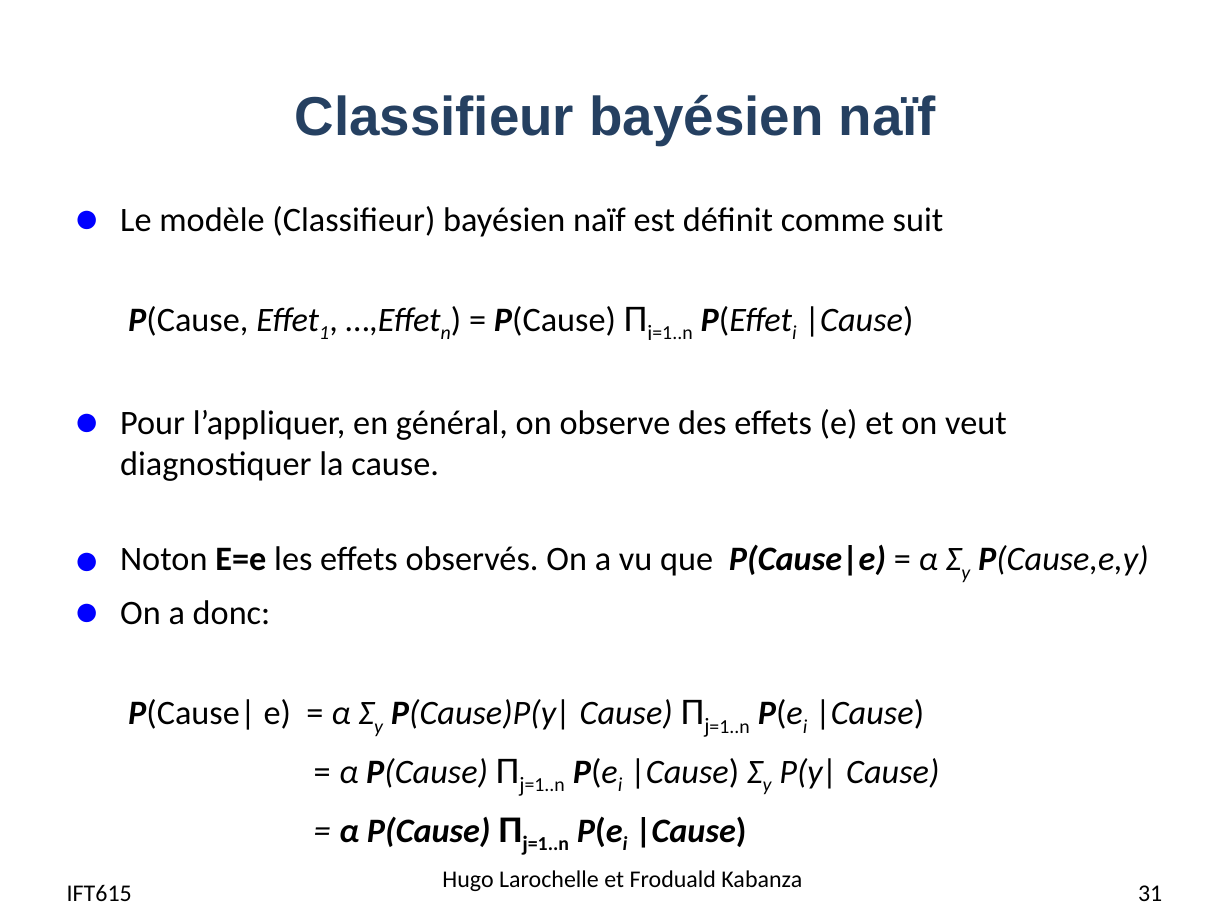
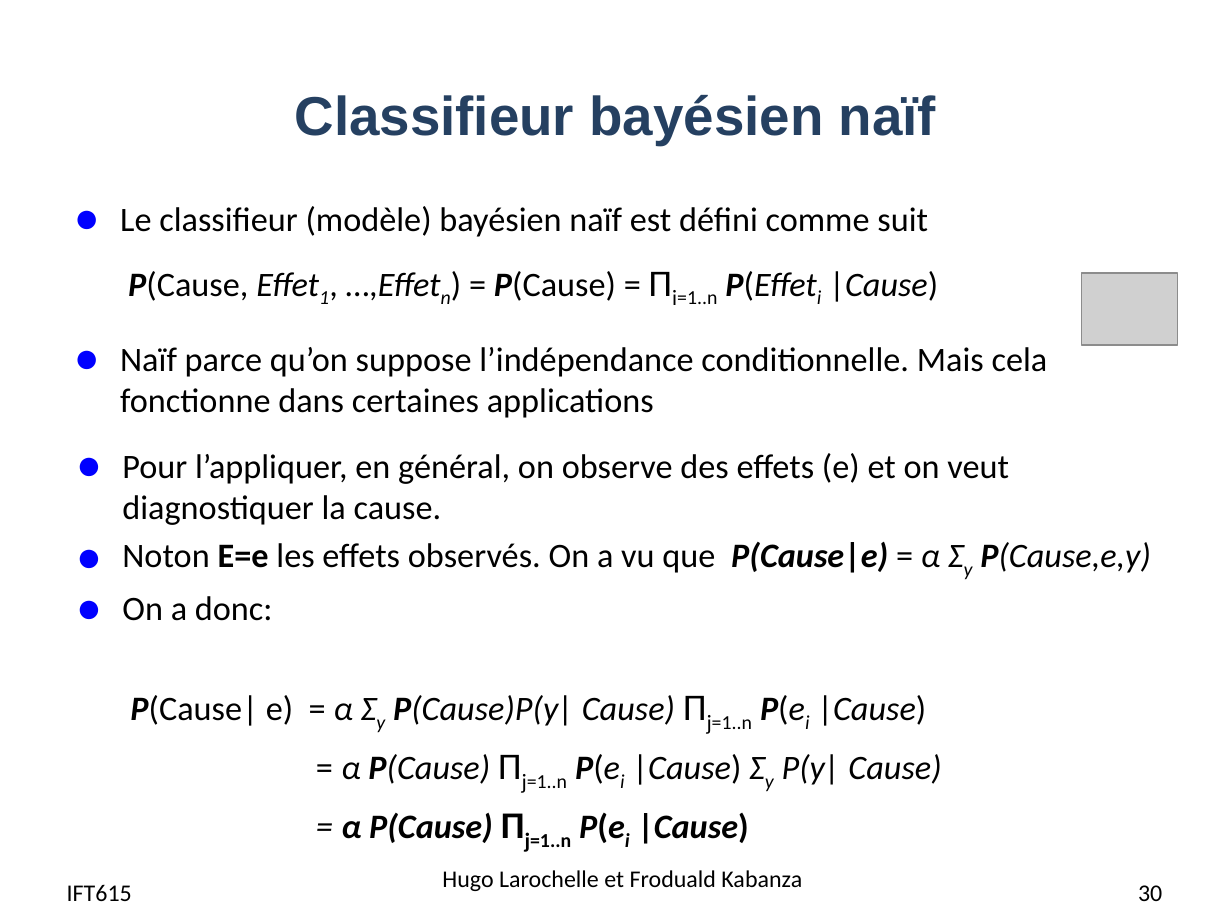
Before and after one commit to djeffkanda/djeffkanda.github.io, a slide deck: slide 30 of ift/assets/slides/ift615-09-Raisonnement probabiliste - notions de base et classifieur bayesien naif.pptx (slide 31 before the commit). Drawn at 1232x924 pixels with LibreOffice and Linux fonts; fonts in the diff are those of the drawing; grey boxes stand for pictures. Boxes give left, top, right and bottom in pixels: in the first picture for what was removed or moved away, otherwise in the second. Text is boxed around its words. In the diff, an @@ line names an element or a change of style, - is before the commit and + after.

```diff
--- a/ift/assets/slides/ift615-09-Raisonnement probabiliste - notions de base et classifieur bayesien naif.pptx
+++ b/ift/assets/slides/ift615-09-Raisonnement probabiliste - notions de base et classifieur bayesien naif.pptx
@@ text at (120,206,1048,418): text changed @@
-● Le modèle (Classifieur) bayésien naïf est définit comme suit
-P(Cause, Effet1, …,Effetn) = P(Cause) Πi=1..n P(Effeti |Cause)
-● Pour l’appliquer, en général, on observe des effets (e) et on veut diagnostiquer la cause.
-● Noton E=e les effets observés. On a vu que P(Cause|e) = α Σy P(Cause,e,y)
-● On a donc:
-P(Cause| e) = α Σy P(Cause)P(y| Cause) Πj=1..n P(ei |Cause)
-= α P(Cause) Πj=1..n P(ei |Cause) Σy P(y| Cause)
-= α P(Cause) Πj=1..n P(ei |Cause)
+● Le classifieur (modèle) bayésien naïf est défini comme suit
+P(Cause, Effet1, …,Effetn) = P(Cause) = Πi=1..n P(Effeti |Cause)
+● Naïf parce qu’on suppose l’indépendance conditionnelle. Mais cela fonctionne dans certaines applications
@@ picture added at (1082,274,1178,346) @@
@@ text added at (122,453,1151,847), 20 pt, text #000000 @@
+● Pour l’appliquer, en général, on observe des effets (e) et on veut diagnostiquer la cause.
+● Noton E=e les effets observés. On a vu que P(Cause|e) = α Σy P(Cause,e,y)
+● On a donc:
+P(Cause| e) = α Σy P(Cause)P(y| Cause) Πj=1..n P(ei |Cause)
+= α P(Cause) Πj=1..n P(ei |Cause) Σy P(y| Cause)
+= α P(Cause) Πj=1..n P(ei |Cause)
@@ page number at (1138,885,1162,901): text changed @@
-31
+30
```
Also in this commit, not shown: 16 other slides changed, 4 slides removed, 5 other files.
